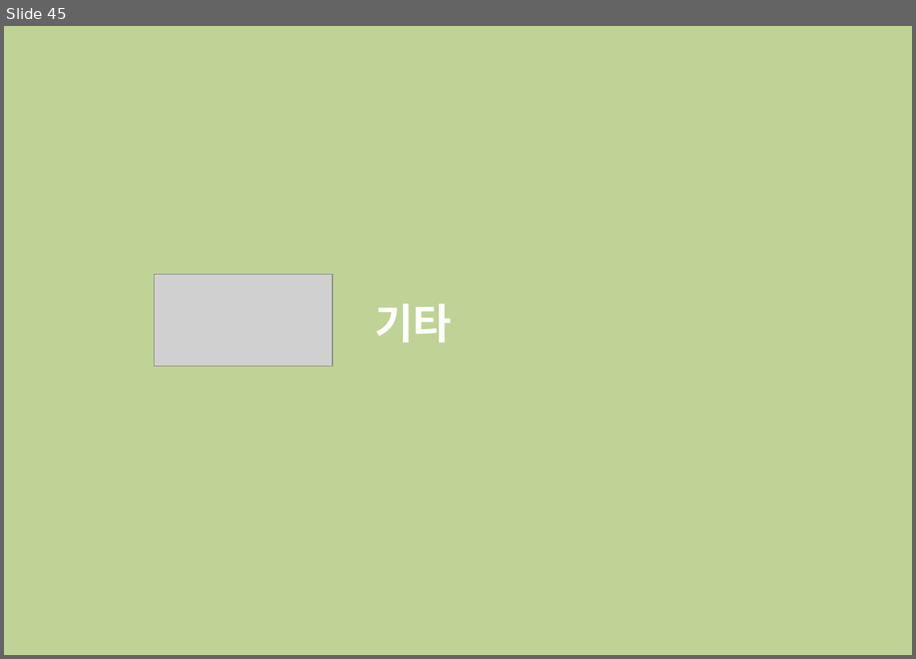
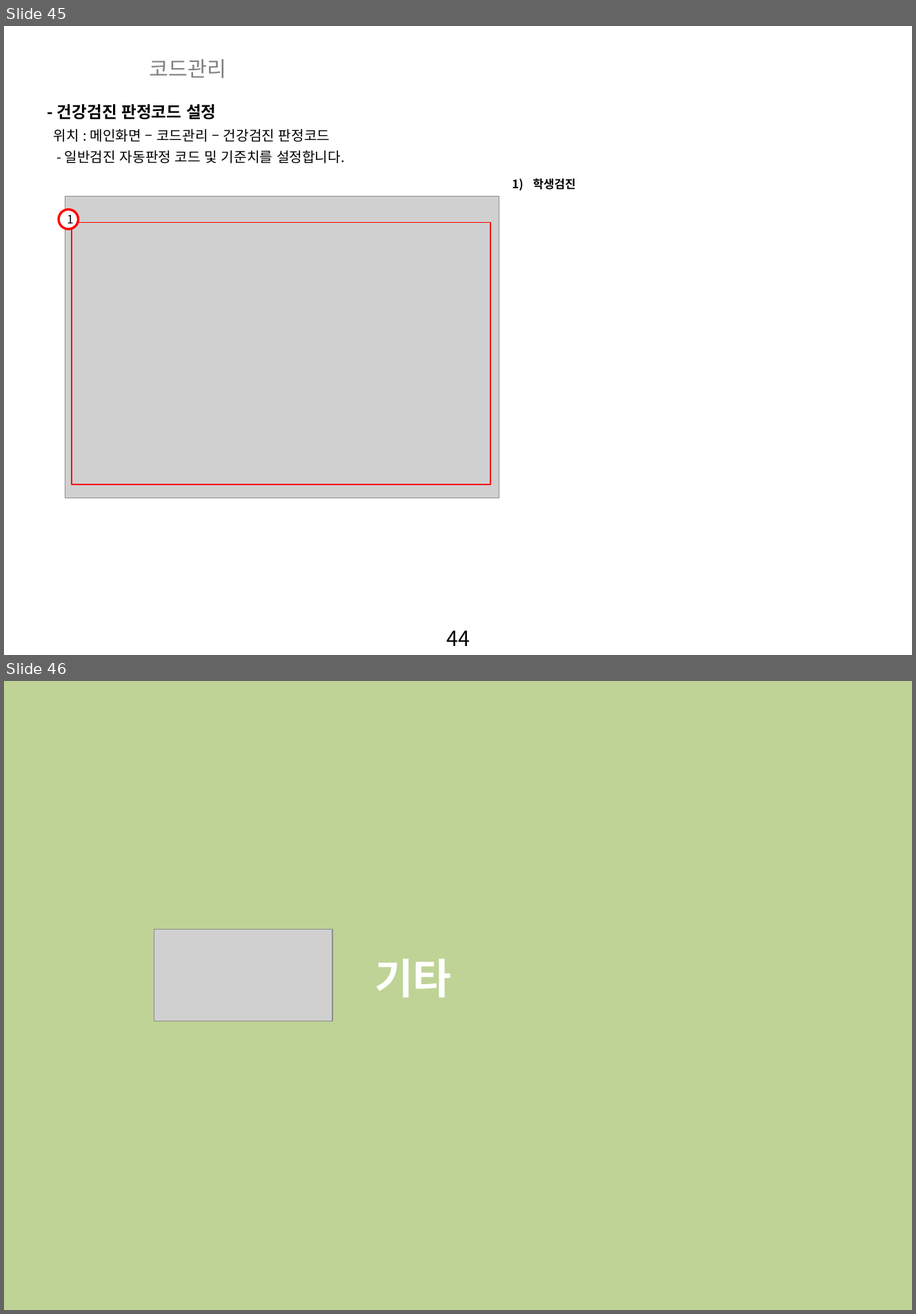
Before and after one commit to zooxop/ailiss_manual, a slide deck: manual/앨리스_매뉴얼_작업중.pptx. Shown one above the other, each under a label of ours: slide 45 before the commit, slides 45 and 46 after it. The pictures are 916x659 and 916x1314 pixels, drawn with LibreOffice and Linux fonts; fonts in the diff are those of the drawing; grey boxes stand for pictures; background and template pictures are left out. Boxes give left, top, right and bottom in pixels: in the first picture for what was removed or moved away, otherwise in the second. Text is boxed around its words. In the diff, an @@ line names an element or a change of style, - is before the commit and + after.

Commit message:
판정코드쪽 부터 하면 됨

```diff
--- a/manual/앨리스_매뉴얼_작업중.pptx
+++ b/manual/앨리스_매뉴얼_작업중.pptx
@@ slide 45 added at (4,26,912,655), background picture (left out); not listed: 1 template element that a slide beside it also shows @@
@@ text added at (150,59,227,78), 18 pt, text #808080 @@
+코드관리
@@ text added at (57,104,217,119), 14 pt, text #000000, bold @@
+- 건강검진 판정코드 설정
@@ text added at (54,129,330,142), 12 pt, text #000000 @@
+위치 : 메인화면 – 코드관리 – 건강검진 판정코드
@@ text added at (65,150,345,163), 12 pt, text #000000 @@
+- 일반검진 자동판정 코드 및 기준치를 설정합니다.
@@ text added at (533,178,576,190), 10 pt, text #000000, bold @@
+1) 학생검진
@@ ellipse added at (59,210,78,229), fill #FFFFFF, outline #FF0000 2 pt, 10 pt, text #000000 @@
+1
@@ picture added at (65,196,499,497) @@
@@ rectangle added at (72,222,491,485), outline #FF0000 1 pt @@
@@ what was slide 45 is now slide 46 @@
```
